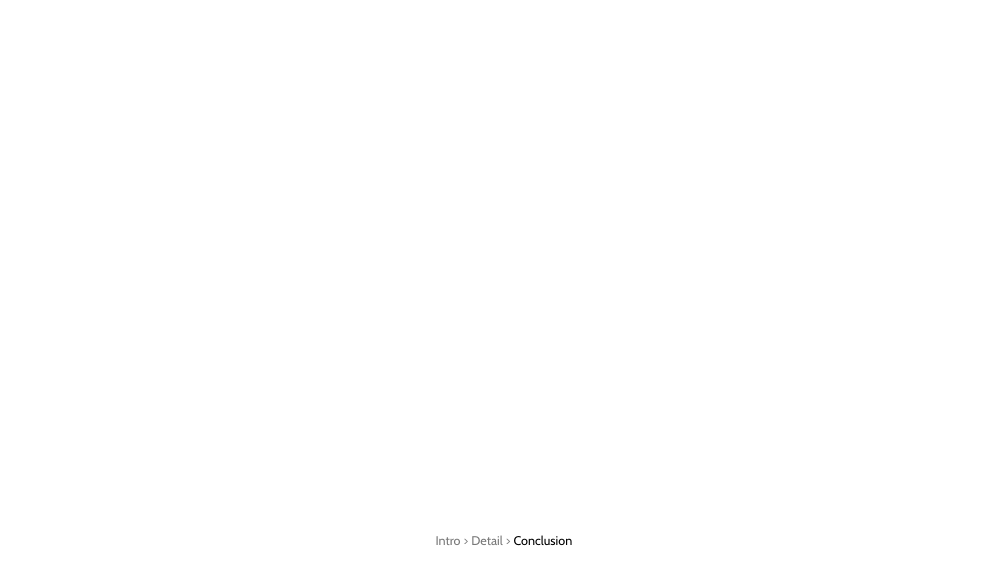
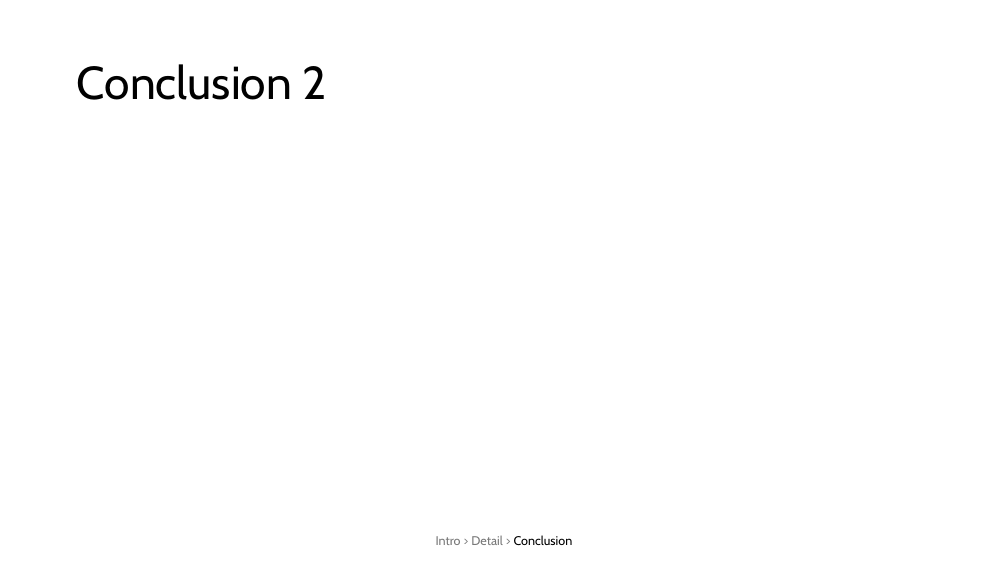
Before and after one commit to Antyos/ppt-section-timeline, a slide deck: slide 7 of SectionStatusBar.pptm (slide 6 before the commit). Drawn at 1008x567 pixels with LibreOffice and Linux fonts; fonts in the diff are those of the drawing. Boxes give left, top, right and bottom in pixels: in the first picture for what was removed or moved away, otherwise in the second. Text is boxed around its words. In the diff, an @@ line names an element or a change of style, - is before the commit and + after.

```diff
--- a/SectionStatusBar.pptm
+++ b/SectionStatusBar.pptm
@@ title added at [77,64,327,100], 44 pt, text #000000 @@
+Conclusion 2
```
Also in this commit, not shown: 3 other slides changed, 2 slides added, 1 slide removed.
